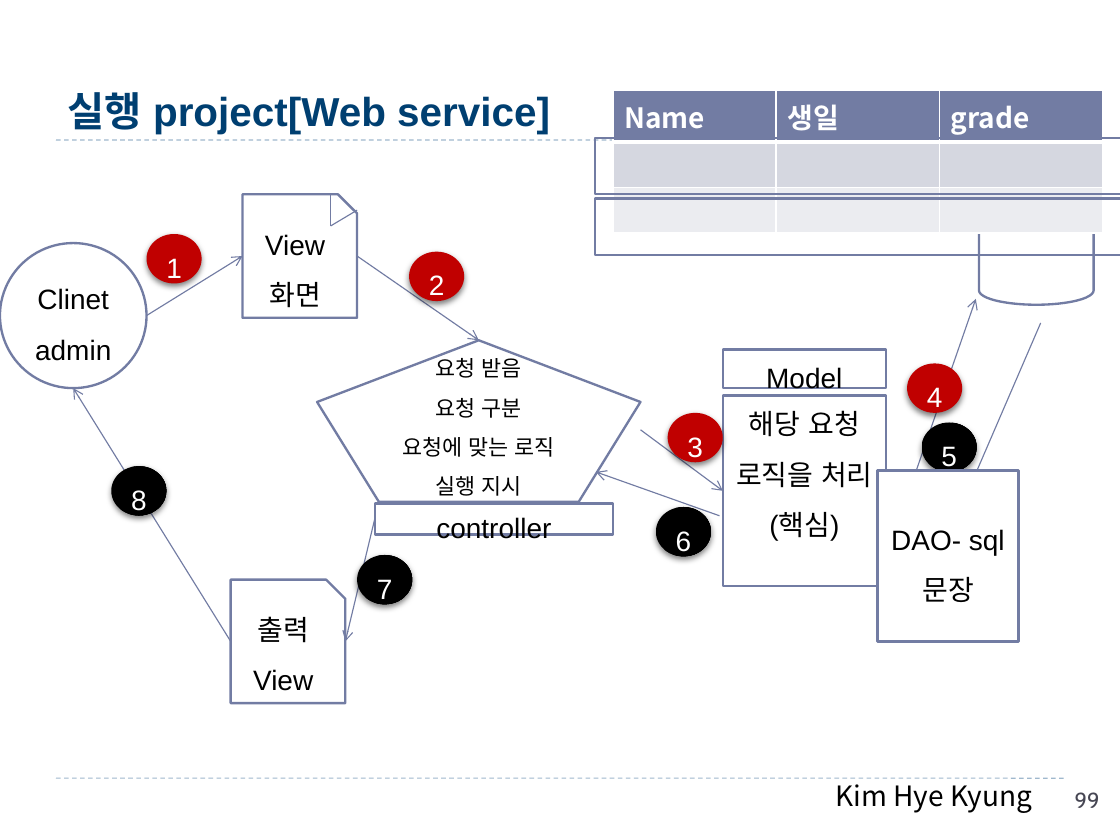
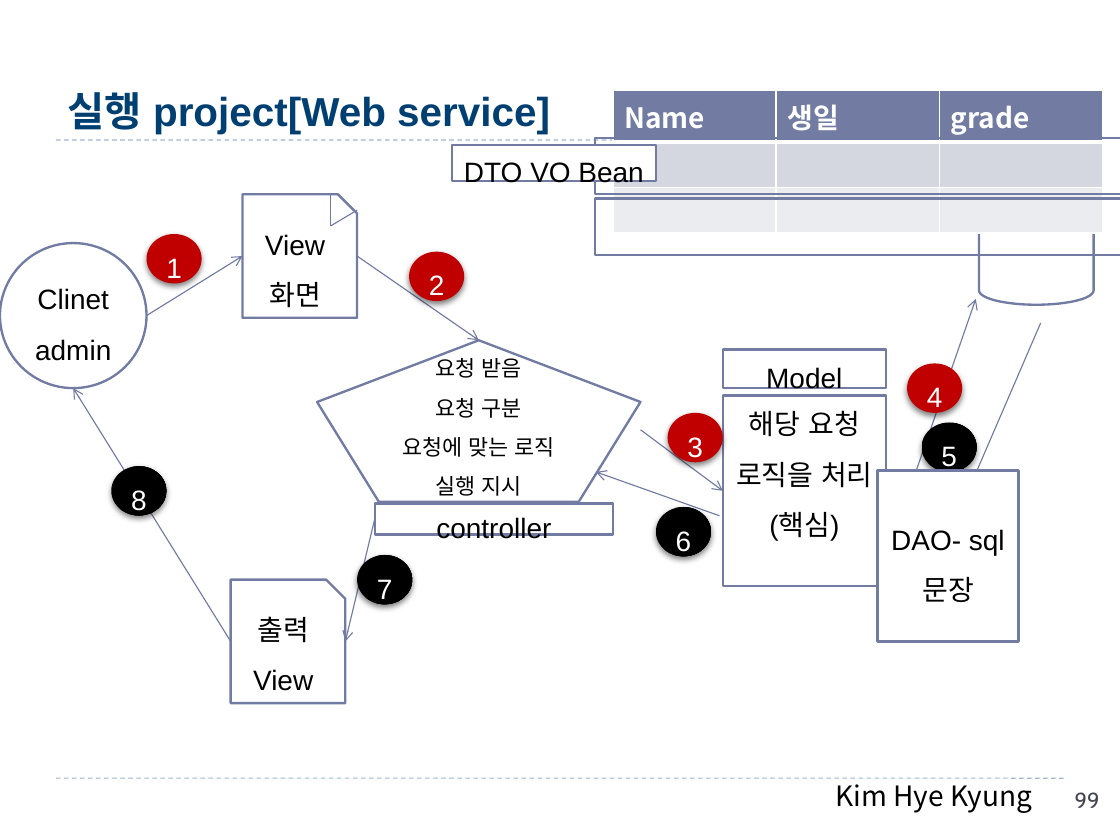
Before and after one commit to hwanginbeom/bigData, a slide deck: slide 99 of 1.Java_김혜경.pptx. Drawn at 1120x840 pixels with LibreOffice and Linux fonts; fonts in the diff are those of the drawing. Boxes give left, top, right and bottom in pixels: in the first picture for what was removed or moved away, otherwise in the second. Text is boxed around its words. In the diff, an @@ line names an element or a change of style, - is before the commit and + after.

```diff
--- a/1.Java_김혜경.pptx
+++ b/1.Java_김혜경.pptx
@@ rectangle added at (452,144,656,180), fill #FFFFFF, outline #727CA3 1.5 pt, 18 pt, text #000000 @@
+DTO VO Bean
```
